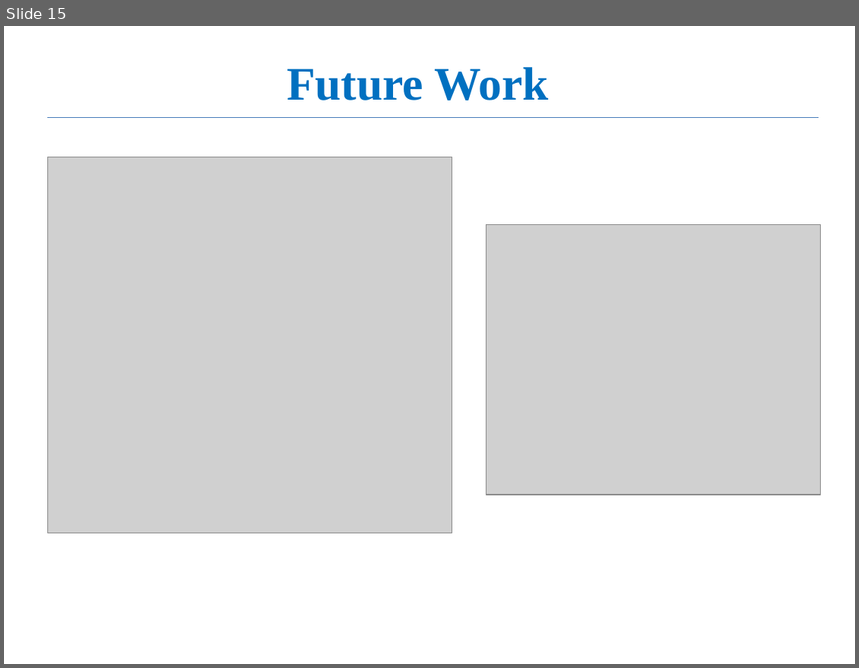
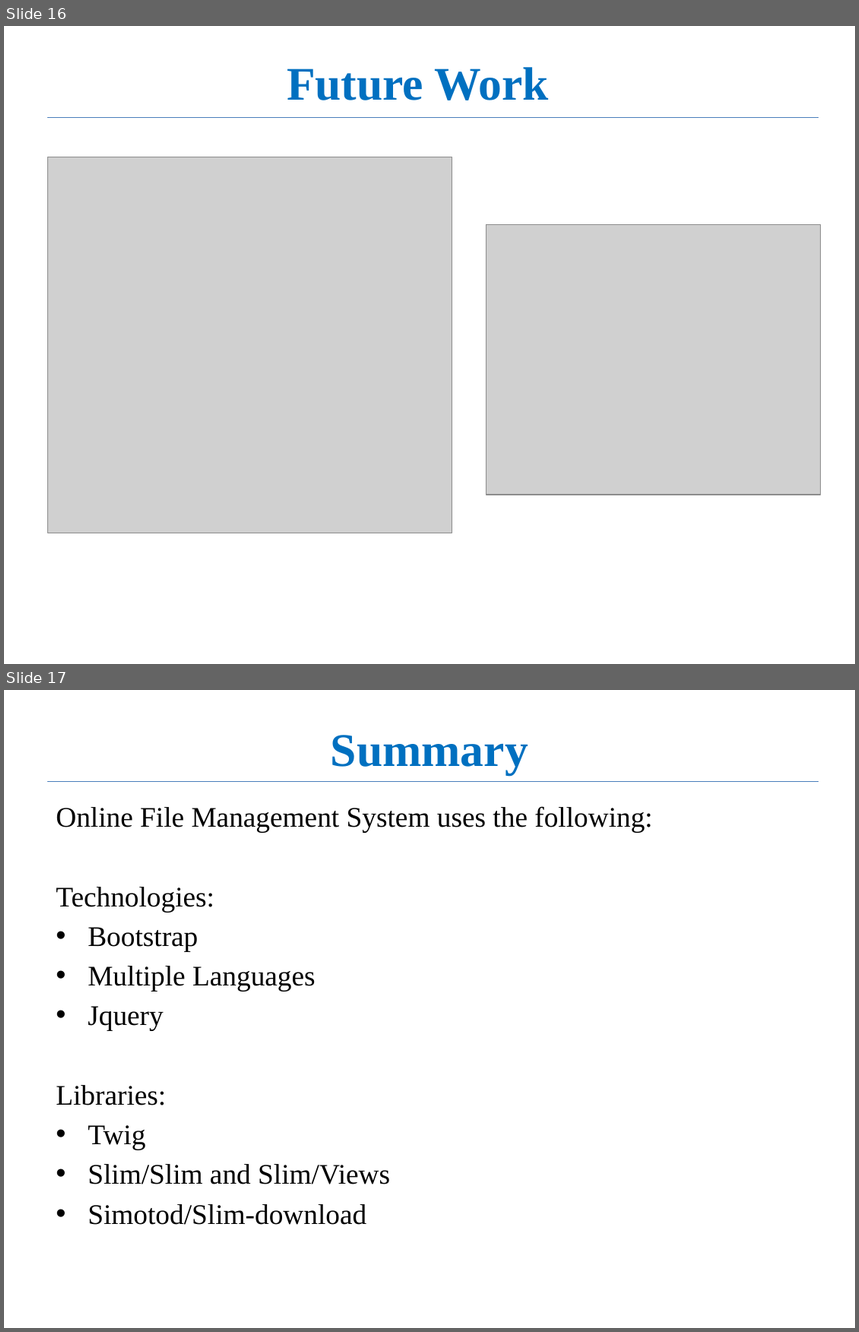
Before and after one commit to yassiejoon/PHPOnlineManagementSystem, a slide deck: documents/php_ofms.pptx. Shown one above the other, each under a label of ours: slide 15 before the commit, slides 16 and 17 after it. The pictures are 859x668 and 859x1332 pixels, drawn with LibreOffice and Linux fonts; fonts in the diff are those of the drawing; grey boxes stand for pictures. Boxes give left, top, right and bottom in pixels: in the first picture for what was removed or moved away, otherwise in the second. Text is boxed around its words. In the diff, an @@ line names an element or a change of style, - is before the commit and + after.

```diff
--- a/documents/php_ofms.pptx
+++ b/documents/php_ofms.pptx
@@ slide 17 added at [4,690,855,1328], background #FFFFFF @@
@@ text added at [331,735,528,775], 39.6 pt, text #0070C0, bold @@
+Summary
@@ line added from (47, 781) to (819, 781), #4B7EBC 0.75 pt @@
@@ text added at [56,806,652,1225], 24 pt, text #000000 @@
+Online File Management System uses the following:
+Technologies:
+• Bootstrap
+• Multiple Languages
+• Jquery
+Libraries:
+• Twig
+• Slim/Slim and Slim/Views
+• Simotod/Slim-download
@@ what was slide 15 is now slide 16 @@
```
Also in this commit, not shown: 3 slides changed, 3 other slides added, 3 slides removed, 44 other files.
